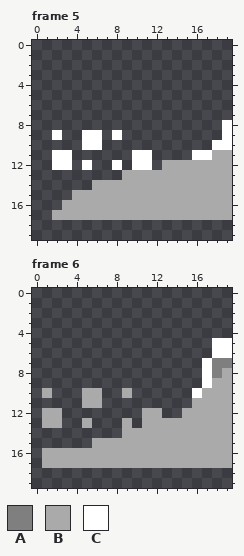
Two states of a pixel-art file, art/water_mole.ase. Above: the version before the commit.
20x20 pixels, 6 frames. Shown: frame 5, frame 6. The commit also changed other frames, which this record leaves out.
Palette (. is transparent): A #7f7f7f  B #aaaaaa  C #ffffff
Pixels before, frame 5, first column x 2:
 8 .................C
 9 C..CC.C..........C
10 ...CC...........CC
11 CC......CC....CCBB
12 CC.C..C.CC.BBBBBBB
13 .......BBBBBBBBBBB
14 ....BBBBBBBBBBBBBB
15 ..BBBBBBBBBBBBBBBB
16 .BBBBBBBBBBBBBBBBB
17 BBBBBBBBBBBBBBBBBB
Pixels before, frame 6, first column x 1:
 5 .................CC
 6 .................CC
 7 ................CAA
 8 ................CAB
 9 ................CBB
10 B...BB..B......CBBB
11 ....BB.........BBBB
12 BB........BB..BBBBB
13 BB..B...B.BBBBBBBBB
14 ........BBBBBBBBBBB
15 .....BBBBBBBBBBBBBB
16 BBBBBBBBBBBBBBBBBBB
17 BBBBBBBBBBBBBBBBBBB
Now the later version:
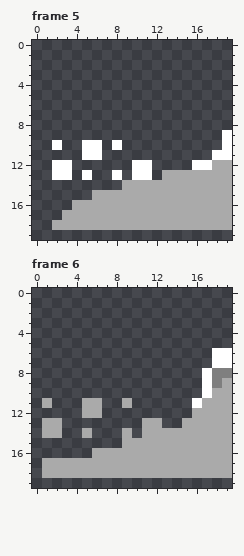
The exact change:
Frame 5, layer "Layer 2":
y 8: x 19 C -> .
y 9: x 2 C -> .; x 5..6 CC -> ..; x 8 C -> .
y 10: x 2 . -> C; x 8 . -> C; x 18 C -> .
y 11: x 2..3 CC -> ..; x 5..6 .. -> CC; x 10..11 CC -> ..; x 16..19 CCBB -> ..CC
y 12: x 5 C -> .; x 8 C -> .; x 13..17 BBBBB -> ...CC
y 13: x 2..3 .. -> CC; x 5 . -> C; x 8..12 .BBBB -> C.CC.
y 14: x 6..8 BBB -> ...
y 15: x 4..5 BB -> ..
y 16: x 3 B -> .
y 17: x 2 B -> .
y 18: x 2..19 .................. -> BBBBBBBBBBBBBBBBBB
Frame 6, layer "Layer 2":
y 5: x 18..19 CC -> ..
y 7: x 17..19 CAA -> .CC
y 8: x 19 B -> A
y 9: x 18 B -> A
y 10: x 1 B -> .; x 5..6 BB -> ..; x 9 B -> .; x 16..17 CB -> .C
y 11: x 1 . -> B; x 9 . -> B; x 16 B -> C
y 12: x 1..2 BB -> ..; x 5..6 .. -> BB; x 11..12 BB -> ..; x 15 B -> .
y 13: x 5 B -> .; x 9 B -> .; x 13..14 BB -> ..
y 14: x 1..2 .. -> BB; x 5 . -> B; x 10 B -> .
y 15: x 6..8 BBB -> ...
y 16: x 1..5 BBBBB -> .....
y 18: x 1..19 ................... -> BBBBBBBBBBBBBBBBBBB
Boxes around the changes in both pictures, in picture pixels (x1, y1, x2, y2):
changed: (52, 120, 232, 230)
changed: (42, 338, 232, 478)
